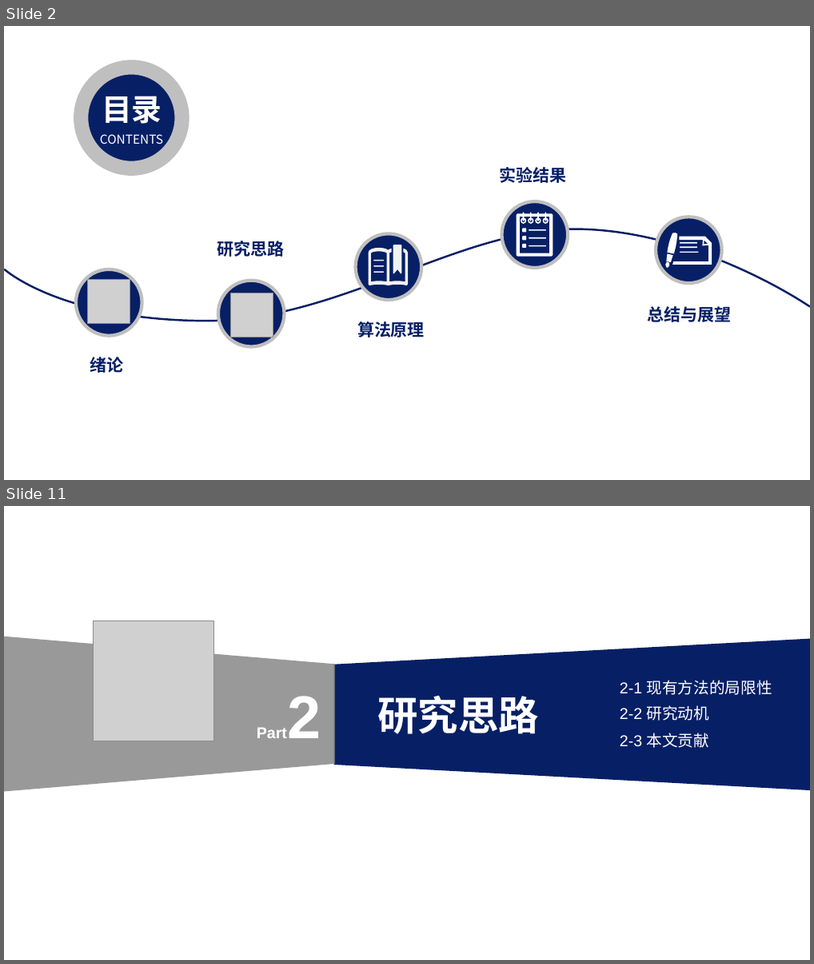
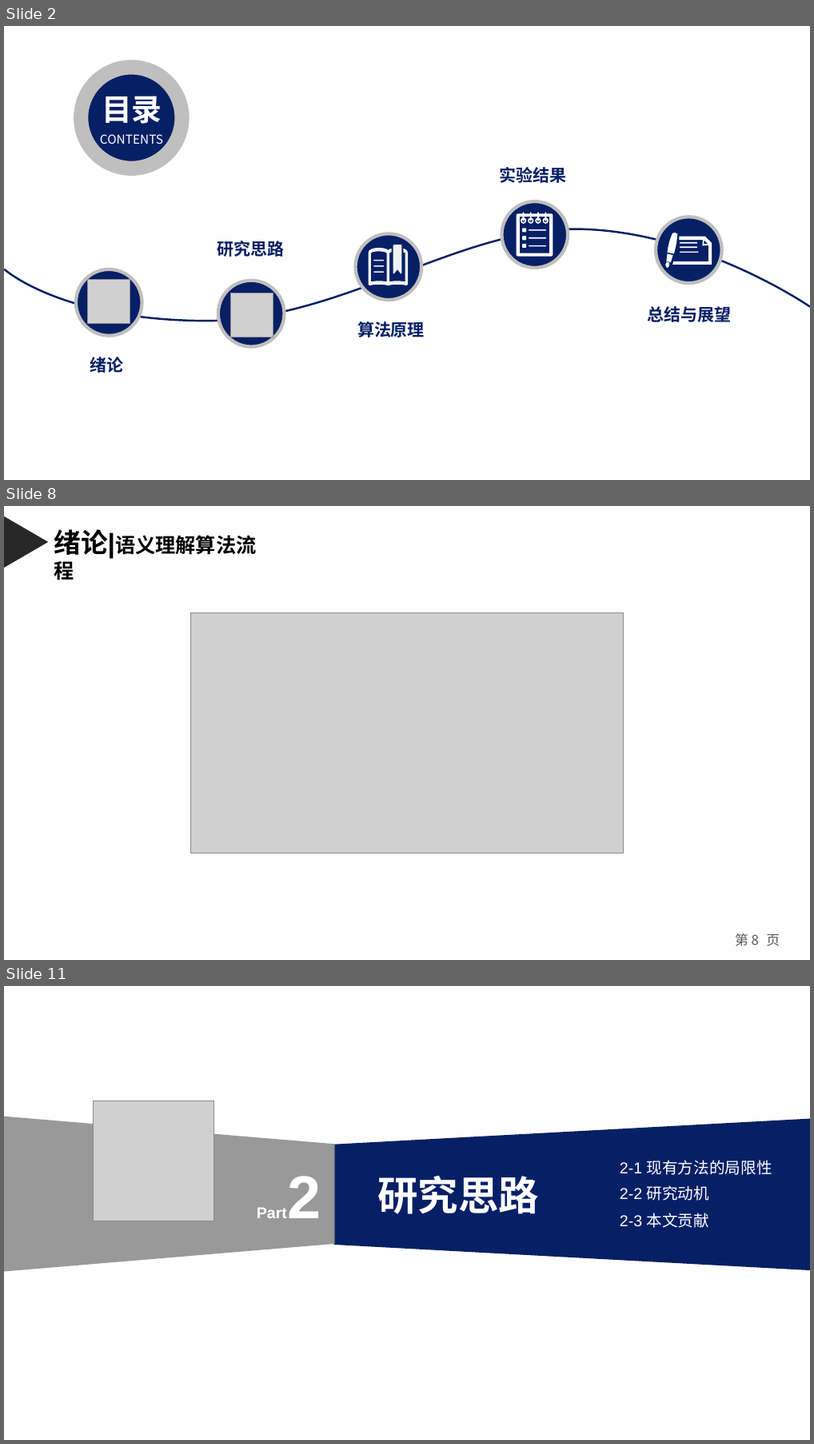
Before and after one commit to weixiao2333/zjuthesis-mphil, a slide deck: 硕士毕业论文答辩PPT.pptx. Shown one above the other, each under a label of ours: slides 2 and 11 before the commit, slides 2, 8 and 11 after it; the slides between them are not shown. The pictures are 814x964 and 814x1444 pixels, drawn with LibreOffice and Linux fonts; fonts in the diff are those of the drawing; grey boxes stand for pictures. Boxes give left, top, right and bottom in pixels: in the first picture for what was removed or moved away, otherwise in the second. Text is boxed around its words. In the diff, an @@ line names an element or a change of style, - is before the commit and + after.

```diff
--- a/硕士毕业论文答辩PPT.pptx
+++ b/硕士毕业论文答辩PPT.pptx
@@ slide 8 added at [4, 506, 810, 960], background #FFFFFF @@
@@ triangle added at [5, 516, 49, 568], fill #282828 @@
@@ text added at [54, 529, 256, 559], 18 pt, text #000000, bold @@
+绪论|语义理解算法流程
@@ picture added at [191, 612, 624, 852] @@
@@ page number added at [735, 933, 780, 946], 12 pt, text #595959 @@
+第 8 页
```
Also in this commit, not shown: 11 slides changed, 3 other slides added, 4 slides removed.
